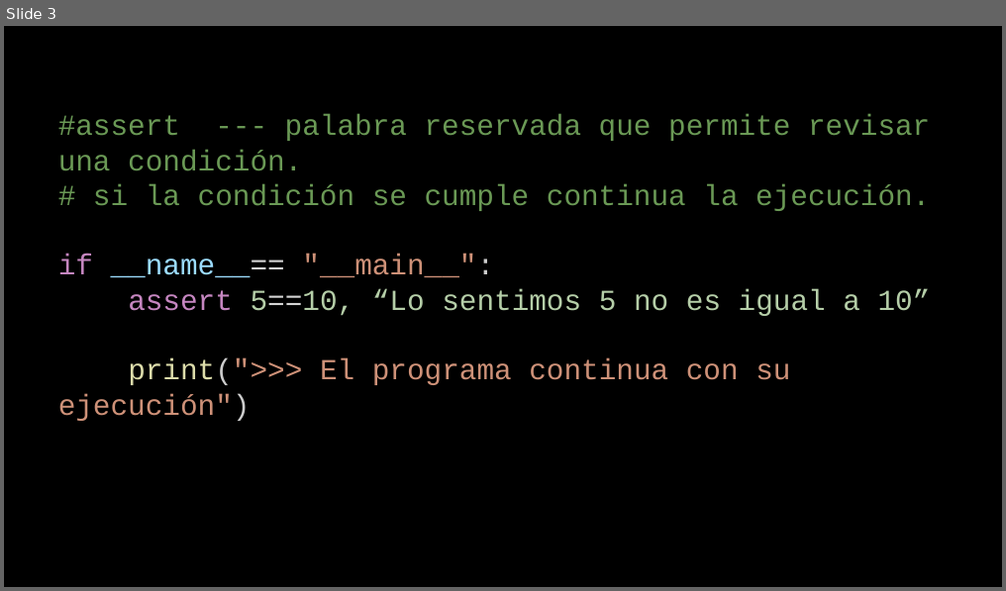
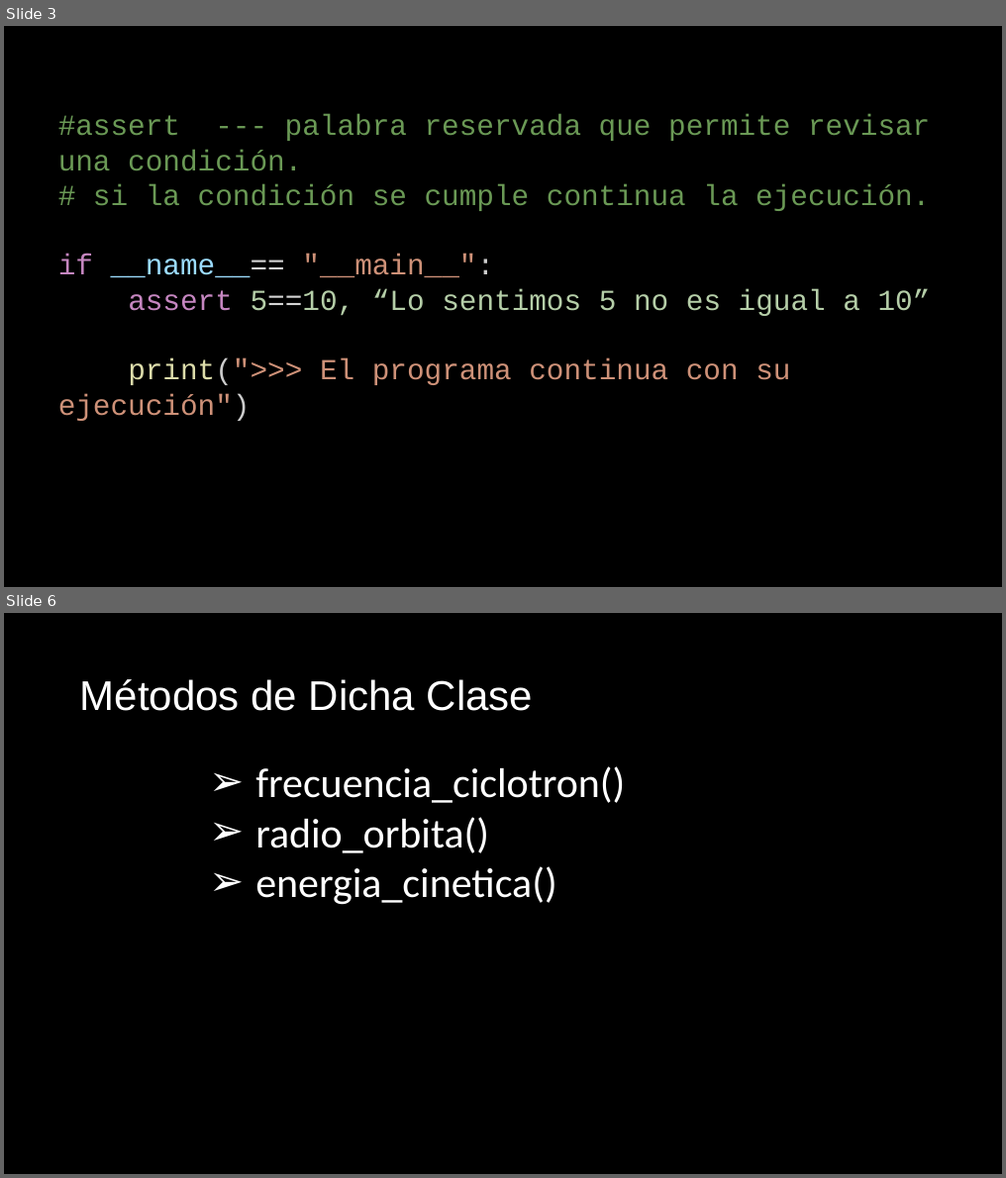
Before and after one commit to cagomezv/Desarrollo_Software, a slide deck: 9TestUnit/2.Unittest.pptx. Shown one above the other, each under a label of ours: slide 3 before the commit, slides 3 and 6 after it; the slides between them are not shown. The pictures are 1006x591 and 1006x1178 pixels, drawn with LibreOffice and Linux fonts; fonts in the diff are those of the drawing. Boxes give left, top, right and bottom in pixels: in the first picture for what was removed or moved away, otherwise in the second. Text is boxed around its words. In the diff, an @@ line names an element or a change of style, - is before the commit and + after.

```diff
--- a/9TestUnit/2.Unittest.pptx
+++ b/9TestUnit/2.Unittest.pptx
@@ slide 6 added at (x1=4, y1=613, x2=1002, y2=1174), background #000000 @@
@@ title added at (x1=80, y1=679, x2=533, y2=711), 40 pt, text #FFFFFF @@
+Métodos de Dicha Clase
@@ text added at (x1=255, y1=766, x2=625, y2=905), 40 pt, text #FFFFFF @@
+➢ frecuencia_ciclotron()
+➢ radio_orbita()
+➢ energia_cinetica()
```
Also in this commit, not shown: 4 other slides added, 2 other files.
